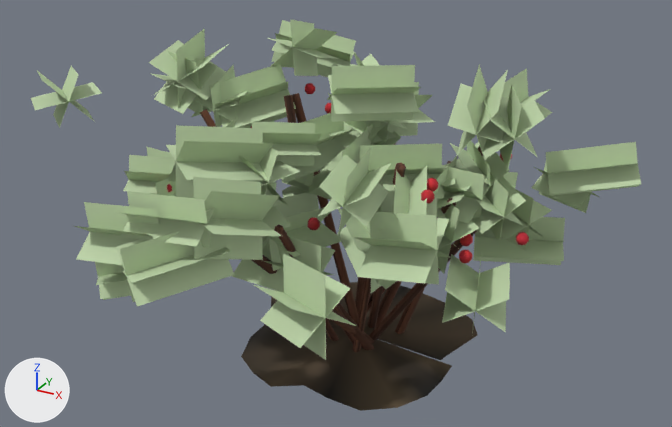
Before and after pictures for a commit that changed the glTF model packages/viewer-threejs/public/assets/resources/redberry/standard-lod0.glb.
Camera for both pictures: a 50 mm camera at (2.02, -3.89, 2.57) aimed at (-0.08, -0.07, 0.66). Every picture has the same lights, and +X, +Y and +Z are marked at lower left. The first picture is the older version. Where no turn or scale is listed for an object, it has been applied to the vertices. Vertices at exactly the same position are counted once.

In view in the first picture: 'redberry-buried-stems-ground-blend-and-fruit', 'redberry-leaf-sprays'.
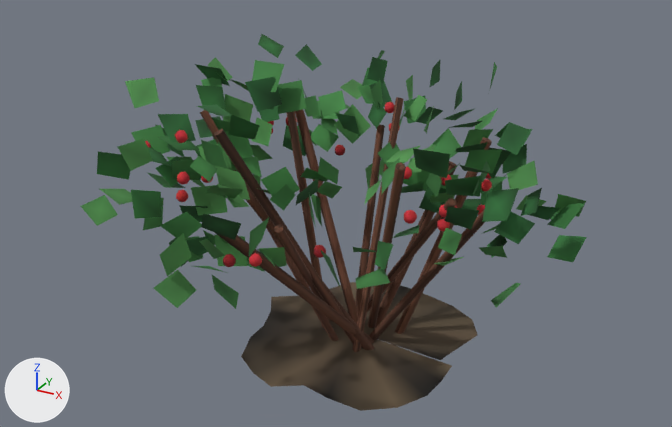
Boxes (x1, y1, x2, y2) around the edits, measured in the pictures (672 x 427 px; the box of a moved part takes in the faces that stretch with it):
'redberry-leaf-sprays', deleted (green): before (31, 19, 641, 360)
'redberry-individual-ovate-leaves', added (green): after (81, 34, 586, 309)
'redberry-buried-stems-ground-blend-and-fruit', reshaped: before (167, 83, 529, 411); after (145, 97, 492, 411)
part 1 of me_mesh_0, moved or reshaped: before (308, 217, 320, 230); after (314, 245, 326, 258)
part 2 of me_mesh_0, moved or reshaped (not visible before): after (477, 205, 485, 215)
part 3 of me_mesh_0, moved or reshaped (not visible before): after (176, 190, 188, 202)
part 4 of me_mesh_0, moved or reshaped: before (459, 250, 472, 263); after (404, 210, 417, 224)
part 5 of me_mesh_0, moved or reshaped (not visible before): after (177, 172, 190, 184)
part 6 of me_mesh_0, moved or reshaped (not visible before): after (385, 102, 395, 113)
part 7 of me_mesh_0, moved or reshaped: before (421, 190, 434, 203); after (439, 204, 447, 217)
part 8 of me_mesh_0, moved or reshaped (not visible before): after (481, 179, 492, 191)
part 9 of me_mesh_0, moved or reshaped (not visible before): after (223, 254, 236, 267)
part 10 of me_mesh_0, moved or reshaped (mostly hidden afterwards): before (305, 83, 315, 94); after (268, 121, 274, 125)
part 11 of me_mesh_0, moved or reshaped (not visible before): after (440, 174, 452, 186)
part 12 of me_mesh_0, moved or reshaped (not visible before): after (249, 253, 262, 267)
part 13 of me_mesh_0, moved or reshaped (not visible afterwards): before (325, 103, 331, 114)
part 14 of me_mesh_0, moved or reshaped (not visible afterwards): before (516, 232, 529, 245)
part 15 of me_mesh_0, moved or reshaped (not visible before): after (335, 145, 345, 156)
part 16 of me_mesh_0, moved or reshaped: before (460, 234, 473, 246); after (437, 218, 450, 231)
part 17 of me_mesh_0, moved or reshaped: before (167, 184, 172, 192); after (175, 130, 188, 143)
part 18 of me_mesh_0, moved or reshaped: before (427, 178, 438, 192); after (404, 167, 412, 179)

Diff of the bpy script that builds the scene:
```diff
--- a/packages/viewer-threejs/public/assets/resources/redberry/standard-lod0.glb.py
+++ b/packages/viewer-threejs/public/assets/resources/redberry/standard-lod0.glb.py
@@ mat_material_1 @@
 mat_material_1 = bpy.data.materials.new('Material_1')
-# nodes: BsdfPrincipled, Math x2, Mix, OutputMaterial, VertexColor
-# colours: green #c3d8ad, mixed with the vertex colours
+# nodes: BsdfPrincipled, OutputMaterial, VertexColor
@@ me_mesh_0 @@
-me_mesh_0.from_pydata(...)  # 1030 vertices, 1872 faces; spans x -0.78..0.92, y -0.85..0.67, z -0.16..1.19
+me_mesh_0.from_pydata(...)  # 1030 vertices, 1872 faces; spans x -1.0..0.75, y -0.97..0.67, z -0.16..1.21
+# me_mesh_0 part 1: the loose piece of 30 vertices spanning x 0.02..0.08, y -0.55..-0.49, z 0.77..0.83 is moved by (0.01, 0.03, -0.15)
+# me_mesh_0 part 2: the loose piece of 30 vertices spanning x 0.73..0.79, y 0.2..0.25, z 0.72..0.79 is moved by (-0.13, -0.11, -0.01)
+# me_mesh_0 part 3: the loose piece of 30 vertices spanning x -0.68..-0.63, y -0.51..-0.45, z 0.72..0.78 is moved by (-0.01, -0.09, 0.07)
+# me_mesh_0 part 4: the loose piece of 30 vertices spanning x 0.71..0.77, y -0.41..-0.36, z 0.71..0.77 is moved by (-0.24, -0.07, 0.17)
+# me_mesh_0 part 5: the loose piece of 30 vertices spanning x -0.36..-0.3, y -0.58..-0.52, z 1.08..1.15 is moved by (-0.21, -0.15, -0.13)
+# me_mesh_0 part 6: the loose piece of 30 vertices spanning x 0.14..0.19, y 0.2..0.26, z 0.88..0.94 is moved by (-0.2, 0.22, 0.18)
+# me_mesh_0 part 7: the loose piece of 30 vertices spanning x 0.55..0.6, y -0.47..-0.41, z 0.99..1.05 is moved by (-0.01, 0.23, -0.16)
+# me_mesh_0 part 8: the loose piece of 30 vertices spanning x 0.11..0.16, y 0.15..0.21, z 0.62..0.68 is moved by (0.46, 0.08, 0.17)
+# me_mesh_0 part 9: the loose piece of 30 vertices spanning x -0.03..0.03, y -0.63..-0.57, z 0.55..0.61 is moved by (-0.25, -0.17, 0.07)
+# me_mesh_0 part 10: the loose piece of 30 vertices spanning x -0.49..-0.43, y 0.29..0.35, z 1.13..1.19 is moved by (-0.11, -0.25, -0.14)
+# me_mesh_0 part 11: the loose piece of 30 vertices spanning x 0.32..0.38, y 0.02..0.08, z 0.81..0.87 is moved by (0.08, 0.05, 0.04)
+# me_mesh_0 part 12: the loose piece of 30 vertices spanning x -0.56..-0.51, y -0.78..-0.72, z 0.68..0.74 is moved by (0.42, -0.02, -0.02)
+# me_mesh_0 part 13: the loose piece of 30 vertices spanning x -0.34..-0.28, y 0.25..0.31, z 1.05..1.12 is moved by (-0.25, -0.23, -0.09)
+# me_mesh_0 part 14: the loose piece of 30 vertices spanning x 0.87..0.92, y -0.09..-0.03, z 0.7..0.76 is moved by (-0.36, 0.0, 0.07)
+# me_mesh_0 part 15: the loose piece of 30 vertices spanning x -0.27..-0.21, y 0.45..0.51, z 0.86..0.92 is moved by (-0.06, -0.11, -0.07)
+# me_mesh_0 part 16: the loose piece of 30 vertices spanning x 0.67..0.72, y -0.29..-0.23, z 0.73..0.79 is moved by (-0.13, 0.05, 0.03)
+# me_mesh_0 part 17: the loose piece of 30 vertices spanning x -0.61..-0.55, y -0.82..-0.76, z 0.92..0.98 is moved by (0.02, 0.11, 0.22)
+# me_mesh_0 part 18: all 30 vertices in x 0.52..0.58, y -0.37..-0.31, z 1.0..1.06 are moved by (-0.22, 0.2, -0.05)
+# other edits to the shape of me_mesh_0 do not show in these pictures
 me_mesh_0.materials.append(mat_material_0)
@@ ob_redberry_leaf_sprays @@
-ob_redberry_leaf_sprays = bpy.data.objects.new('redberry-leaf-sprays', me_mesh_1)
@@ ob_redberry_individual_ovate_leaves @@
+ob_redberry_individual_ovate_leaves = bpy.data.objects.new('redberry-individual-ovate-leaves', me_mesh_1_1)  # 820 vertices, 656 faces; spans x -1.14..1.14, y -1.19..1.13, z 0.44..1.42
+ob_redberry_individual_ovate_leaves.location = (0.0, 0.0, 0.0)
```
